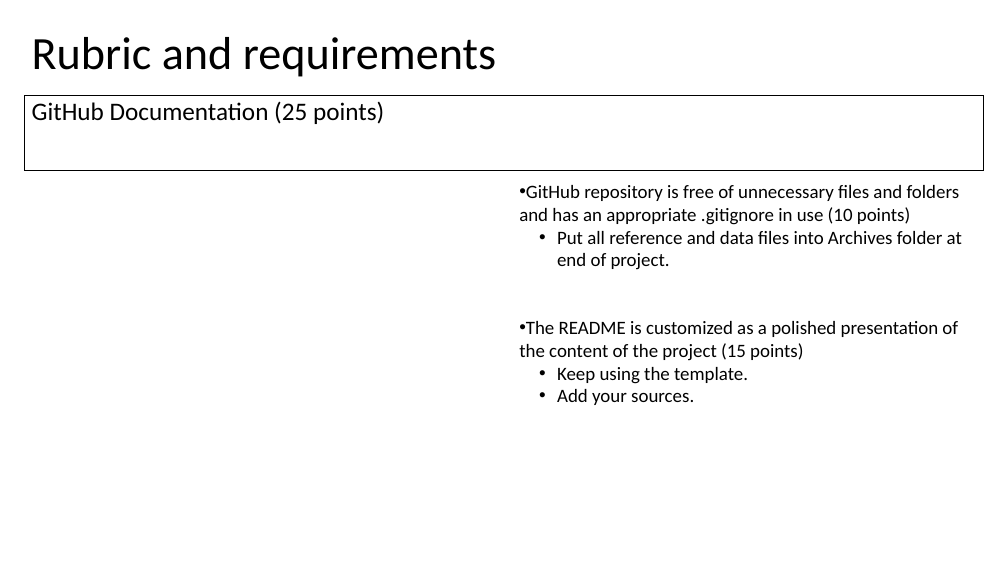
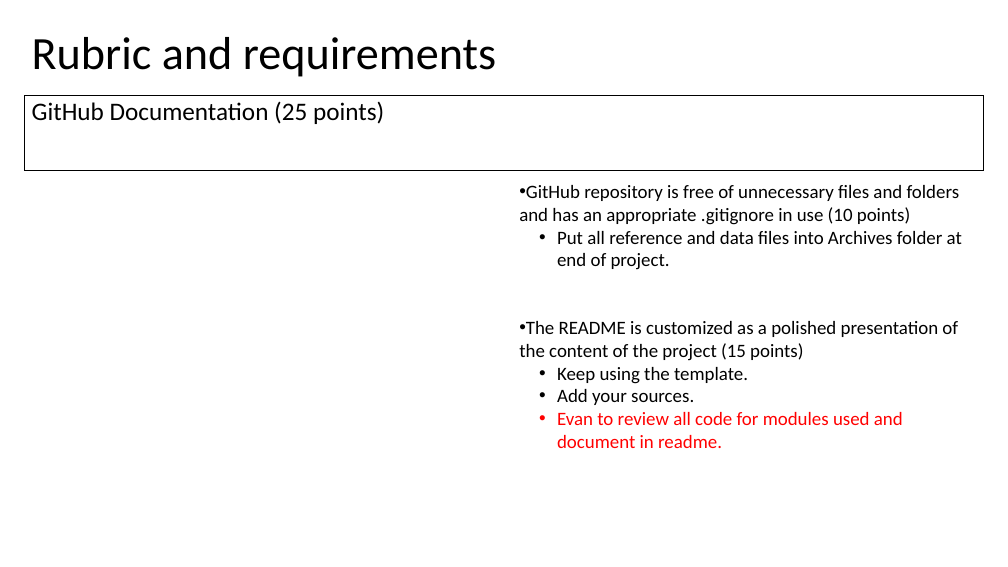
Before and after one commit to Evdawg/Project_4_FF_ML, a slide deck: slide 11 of Project_3_outline.pptm (slide 10 before the commit). Drawn at 1008x567 pixels with LibreOffice and Linux fonts; fonts in the diff are those of the drawing. Boxes give left, top, right and bottom in pixels: in the first picture for what was removed or moved away, otherwise in the second. Text is boxed around its words. In the diff, an @@ line names an element or a change of style, - is before the commit and + after.

```diff
--- a/Project_3_outline.pptm
+++ b/Project_3_outline.pptm
@@ text at bbox=[557, 412, 903, 448]: paragraph added @@
+  • Evan to review all code for modules used and document in readme.
```
Also in this commit, not shown: 5 other slides changed, 1 slide added, 2 other files.
